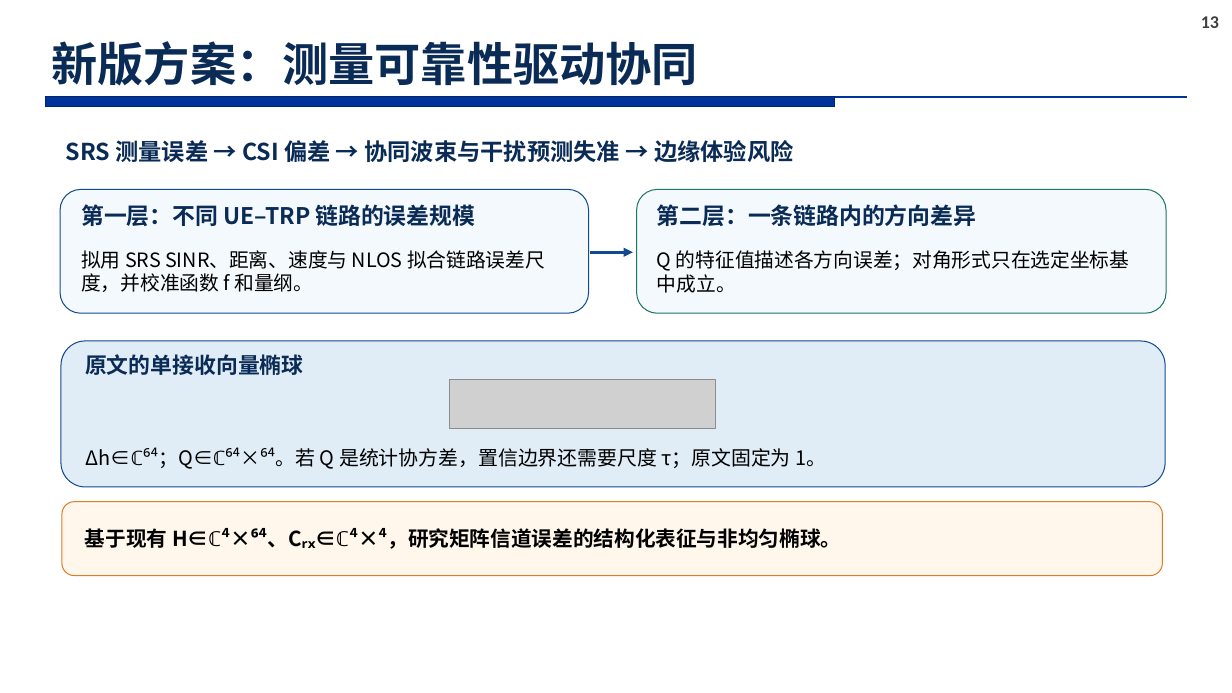
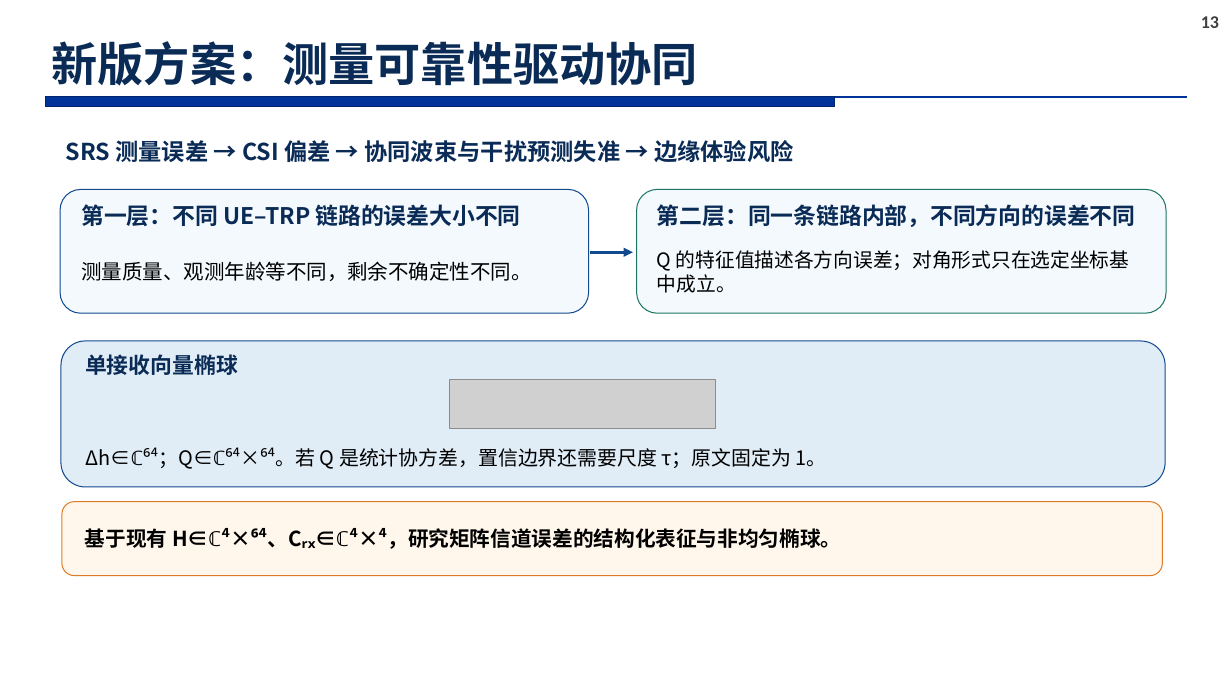
Before and after one commit to soysoybean0924-hash/CF-MultiTRP-Optimization, a slide deck: slide 13 of docs/research_ppt_20261020/CHASI_研究汇报_研究计划表达_20261020.pptx. Drawn at 1232x693 pixels with LibreOffice and Linux fonts; fonts in the diff are those of the drawing; grey boxes stand for pictures; background and template pictures are left out. Boxes give left, top, right and bottom in pixels: in the first picture for what was removed or moved away, otherwise in the second. Text is boxed around its words. In the diff, an @@ line names an element or a change of style, - is before the commit and + after.

```diff
--- a/docs/research_ppt_20261020/CHASI_研究汇报_研究计划表达_20261020.pptx
+++ b/docs/research_ppt_20261020/CHASI_研究汇报_研究计划表达_20261020.pptx
@@ text at [81, 204, 520, 226]: text changed @@
-第一层：不同 UE–TRP 链路的误差规模
+第一层：不同 UE–TRP 链路的误差大小不同
@@ text at [657, 204, 1136, 227]: text changed @@
-第二层：一条链路内的方向差异
+第二层：同一条链路内部，不同方向的误差不同
@@ text at [81, 261, 532, 281]: text changed; size 15.4 to 16 pt; font Noto Sans CJK SC to Arial @@
-拟用 SRS SINR、距离、速度与 NLOS 拟合链路误差尺度，并校准函数 f 和量纲。
+测量质量、观测年龄等不同，剩余不确定性不同。
@@ text at [85, 354, 238, 375]: text changed @@
-原文的单接收向量椭球
+单接收向量椭球
```
Also in this commit, not shown: 7 other slides changed.
